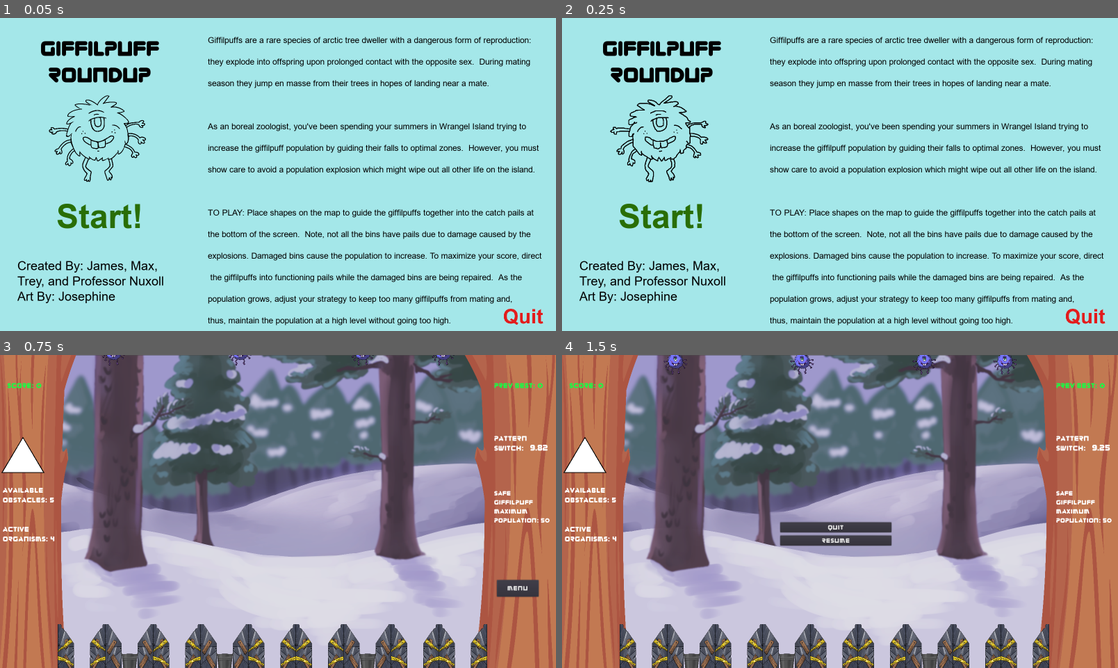
Above: before the commit, frames 1-4 (two rows, left to right).
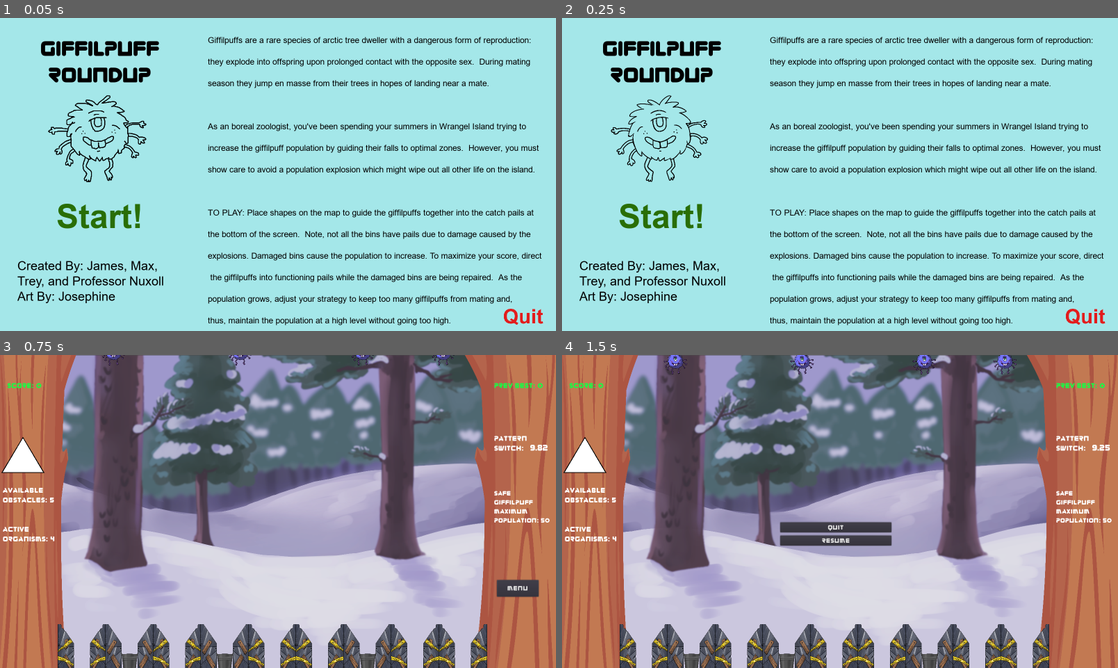
Above: after the commit, the same moments.

Repository: TreyDettmer/UP-Game-Jam-22
Game: Godot game, scene res://Scenes/MainMenu.tscn
The game is run twice, just before and just after one commit, with the same random seed, the same clock (stepped at 60 frames per second) and the same inputs.
Inputs:
- Up to frame 1 (0.05 s): no input
- Up to frame 2 (0.25 s): no input
- Up to frame 3 (0.75 s): click "Start!" at 0.5 s
- Up to frame 4 (1.5 s): click "Menu" at 1.25 s

The runs differ from the first frame. In frame 1, 0.7% of the frame differs, in the area x 8-27%, y 24-53%; in frame 2, 0.7%; in frame 3, nothing differs; in frame 4, nothing differs.

Commit message:
fixed audio

Diff:
--- a/Project/Scenes/Main.tscn
+++ b/Project/Scenes/Main.tscn
@@ -416,16 +416,13 @@
 
 [node name="MusicPlayer" type="AudioStreamPlayer" parent="."]
 stream = ExtResource( 8 )
-volume_db = -40.0
 autoplay = true
 
 [node name="GameOverSound" type="AudioStreamPlayer" parent="."]
 stream = ExtResource( 9 )
-volume_db = -40.0
 
 [node name="ClickSound" type="AudioStreamPlayer" parent="."]
 stream = ExtResource( 10 )
-volume_db = -30.0
 
 [node name="MagicCursor" parent="." instance=ExtResource( 12 )]
 
--- a/Project/Scenes/MainMenu.tscn
+++ b/Project/Scenes/MainMenu.tscn
@@ -96,6 +96,7 @@
 position = Vector2( 288, 345 )
 scale = Vector2( 0.245, 0.245 )
 frames = SubResource( 4 )
+frame = 1
 playing = true
 
 [node name="ClickSound" type="AudioStreamPlayer" parent="."]
--- a/Project/Scenes/ScoreBucket.tscn
+++ b/Project/Scenes/ScoreBucket.tscn
@@ -80,5 +80,6 @@
 
 [node name="AudioStreamPlayer2D" type="AudioStreamPlayer2D" parent="."]
 stream = ExtResource( 15 )
+volume_db = 16.0
 
 [connection signal="body_entered" from="Area2D" to="." method="_on_Area2D_body_entered"]
